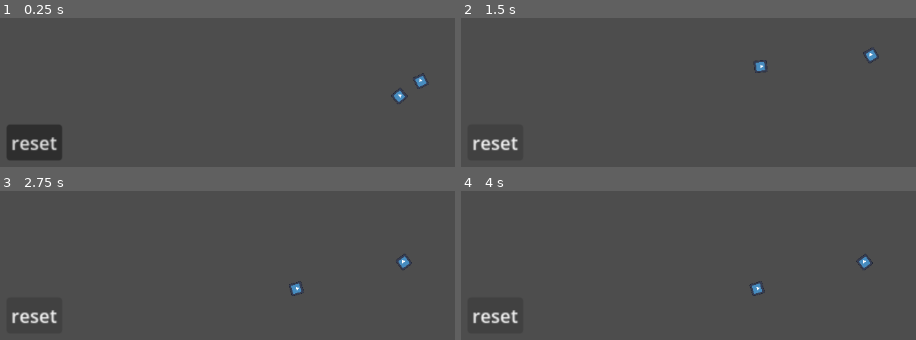
Above: before the commit, frames 1-4 (two rows, left to right).
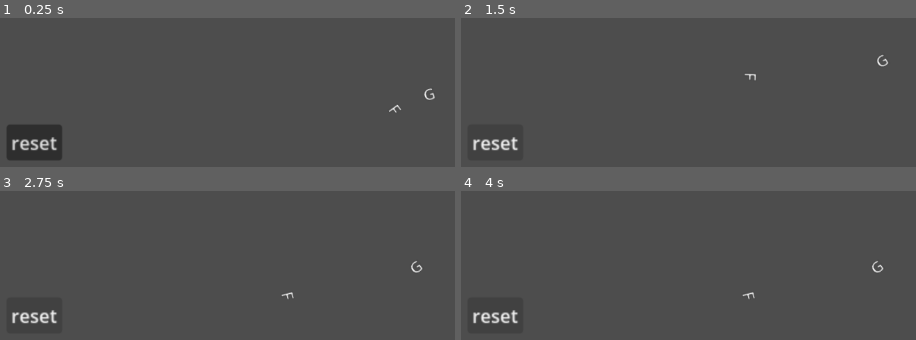
Above: after the commit, the same moments.

Repository: kilometersperhour/trijam-0353-trotting-in-the-90s
Game: Godot game, scene res://main.tscn
Two runs of this game, one before a commit and one after it. Both use one fixed random seed, a clock stepped at 60 frames per second and the inputs below. The engine's default icon, where the game draws it, is replaced by a stand-in: a white triangle on a blue panel in a dark square.
Inputs:
- Up to frame 1 (0.25 s): no input
- Up to frame 2 (1.5 s): click "reset" at 1.25 s
- Up to frame 3 (2.75 s): tap Enter at 2 s
- Up to frame 4 (4 s): tap Space at 2.75 s; tap Enter at 3.5 s

The runs differ from the first frame. In frame 1, 0.5% of the frame differs, in the area x 85-96%, y 36-64%; in frame 2, 0.5%; in frame 3, 0.5%; in frame 4, 0.4%.

Commit message:
commit for duoble articulated legs

Diff:
--- a/character.gd
+++ b/character.gd
@@ -16,7 +16,7 @@
 
 
 func setup_random():
-	keys = ["H", "J", "K", "L", ";"]
+	keys = ["F", "G", "H", "J", "K", "L"]
 
 	# points are node order
 	# in order from left to right
@@ -30,19 +30,34 @@
 	]
 
 	# i don't event know
+	# how randomness would work
+
 	for p: Node2D in leg_points:
+		# uh return if you usen all the keys already
+		if len(keys) == 0:
+			break
+
+
 		if randf() > 0.5:
 
+			#
 			var instance: Leg = leg_scene.instantiate()
 			instance.key_button = keys.pop_front()
+			instance.setup_random()
+			p.add_child(instance)
 
 
-			if randf() > 0.5:
-				instance.leg_length = 16
-			else:
-				instance.leg_length = 25
+			if randf() < 0.15:
+				var e: Leg = leg_scene.instantiate()
+				e.node_a = "../LegBody"
+				e.node_b = "LegBody"
+				e.position.y = (instance.leg_length) - 3.0 #radius
+				e.key_button = keys.pop_front()
+				e.setup_random()
+				instance.add_child(e)
 
-			p.add_child(instance)
+
+
 
 
 
@@ -54,3 +69,9 @@
 
 func _on_button_pressed() -> void:
 	get_tree().reload_current_scene()
+
+
+
+func _on_killzone_body_entered(body: Node2D) -> void:
+	if body == main_body:
+		_on_button_pressed()
--- a/leg.gd
+++ b/leg.gd
@@ -17,7 +17,16 @@
 var target_angle = 20
 const STIFFNESS = 0.7
 
-@onready var visual = $LegBody/Sprite2D
+#@onready var visual = $LegBody/Sprite2D
+@onready var label = $LegBody/SubViewportContainer/SubViewport/Label
+@onready var label_parent = $LegBody/SubViewportContainer
+
+func setup_random():
+	if randf() > 0.5:
+		leg_length = 16
+	else:
+		leg_length = 25
+
 
 
 func _ready() -> void:
@@ -27,9 +36,16 @@
 	shape.shape.height = leg_length
 	shape.position.y = (shape.shape.height/2) - shape.shape.radius
 
+	label.text = key_button
+
+	# ugh
+
 
 func _process(delta: float) -> void:
 	motor_target_velocity = (target_angle - leg_body.rotation_degrees) * STIFFNESS
+
+	# unrotate label
+	#label_parent.position = position
 
 
 # toggle
@@ -37,7 +53,7 @@
 	if event.as_text() == key_button:
 		if event.is_pressed():
 			target_angle = 20
-			visual.modulate = Color(Color.DARK_BLUE)
+			label.modulate = Color(Color.DARK_BLUE)
 		elif event.is_released():
 			target_angle = -20
-			visual.modulate = Color.WHITE
+			label.modulate = Color.WHITE
--- a/leg.tscn
+++ b/leg.tscn
@@ -1,7 +1,6 @@
-[gd_scene load_steps=4 format=3 uid="uid://cdo3dy3ihymam"]
+[gd_scene load_steps=3 format=3 uid="uid://cdo3dy3ihymam"]
 
 [ext_resource type="Script" uid="uid://bg04g7vgox0ef" path="res://leg.gd" id="1_onwxs"]
-[ext_resource type="Texture2D" uid="uid://cea8tn63m8hpl" path="res://icon.svg" id="2_q16ya"]
 
 [sub_resource type="CapsuleShape2D" id="CapsuleShape2D_ig7tw"]
 resource_local_to_scene = true
@@ -19,6 +18,21 @@
 [node name="CollisionShape2D" type="CollisionShape2D" parent="LegBody"]
 shape = SubResource("CapsuleShape2D_ig7tw")
 
-[node name="Sprite2D" type="Sprite2D" parent="LegBody"]
-scale = Vector2(0.0386612, 0.0400654)
-texture = ExtResource("2_q16ya")
+[node name="SubViewportContainer" type="SubViewportContainer" parent="LegBody"]
+custom_minimum_size = Vector2(10, 10)
+offset_right = 512.0
+offset_bottom = 512.0
+scale = Vector2(0.098758, 0.0855001)
+
+[node name="SubViewport" type="SubViewport" parent="LegBody/SubViewportContainer"]
+transparent_bg = true
+handle_input_locally = false
+render_target_update_mode = 4
+
+[node name="Label" type="Label" parent="LegBody/SubViewportContainer/SubViewport"]
+offset_left = 4.57764e-05
+offset_top = 3.05176e-05
+offset_right = 51.0
+offset_bottom = 23.0
+scale = Vector2(4.16318, 4.34946)
+text = "HELLO"
--- a/main.tscn
+++ b/main.tscn
@@ -7,6 +7,9 @@
 height = 52.0
 
 [sub_resource type="RectangleShape2D" id="RectangleShape2D_7dm0k"]
+
+[sub_resource type="RectangleShape2D" id="RectangleShape2D_ig7tw"]
+size = Vector2(257.698, 73.0515)
 
 [node name="Node2D" type="Node2D"]
 
@@ -38,6 +41,7 @@
 
 [node name="Ground" type="StaticBody2D" parent="."]
 position = Vector2(0, 51)
+scale = Vector2(1.34265, 0.983322)
 
 [node name="CollisionShape2D" type="CollisionShape2D" parent="Ground"]
 scale = Vector2(6.228, 1.02247)
@@ -65,4 +69,14 @@
 scale = Vector2(0.460126, 0.460066)
 text = "reset"
 
+[node name="Killzone" type="Area2D" parent="."]
+position = Vector2(0, 51)
+scale = Vector2(1.34265, 0.983322)
+
+[node name="Area2D" type="CollisionShape2D" parent="Killzone"]
+position = Vector2(-2.97917, 52.9668)
+scale = Vector2(1, 1)
+shape = SubResource("RectangleShape2D_ig7tw")
+
 [connection signal="pressed" from="Control/Button" to="Character" method="_on_button_pressed"]
+[connection signal="body_entered" from="Killzone" to="Character" method="_on_killzone_body_entered"]
Not shown: 1 places in main.tscn that only renumber resources
